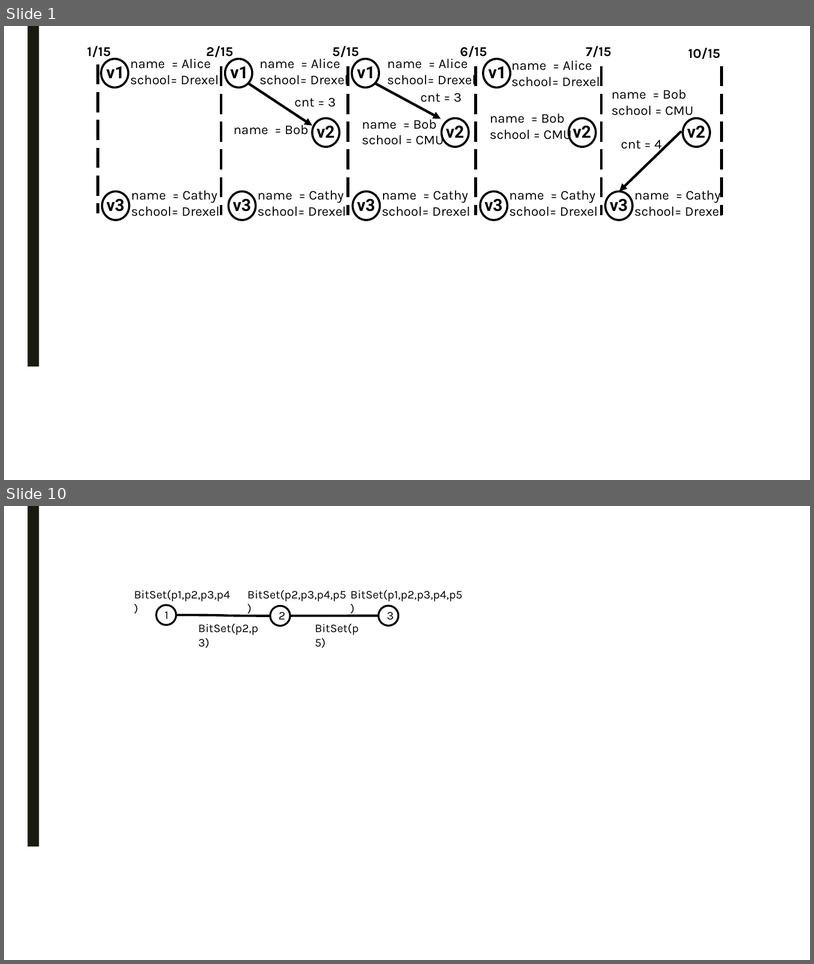
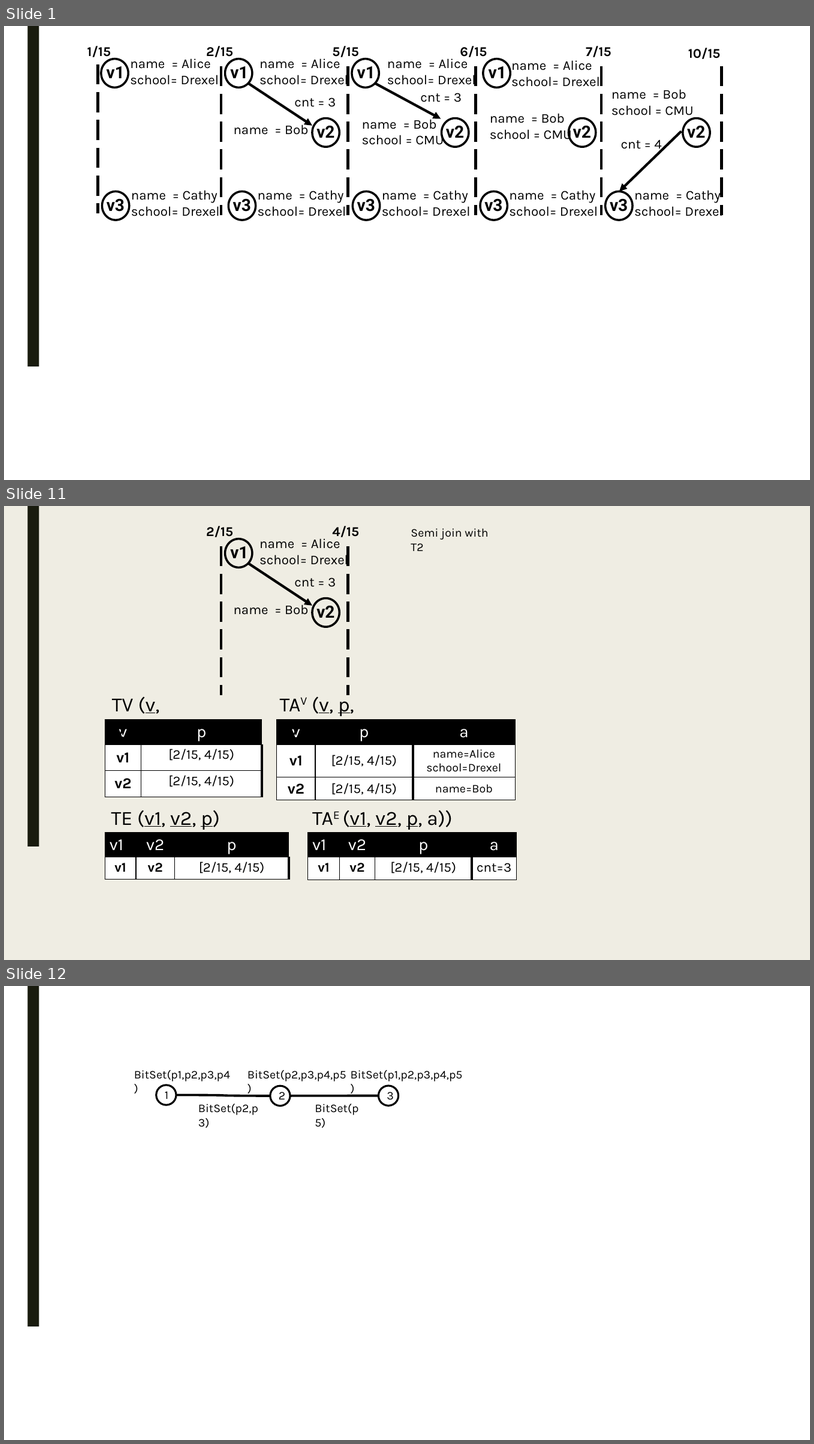
Before and after one commit to PortalDB/portal, a slide deck: paper/sigmod2017/figs/model.pptx. Shown one above the other, each under a label of ours: slides 1 and 10 before the commit, slides 1, 11 and 12 after it; the slides between them are not shown. The pictures are 814x964 and 814x1444 pixels, drawn with LibreOffice and Linux fonts; fonts in the diff are those of the drawing. Boxes give left, top, right and bottom in pixels: in the first picture for what was removed or moved away, otherwise in the second. Text is boxed around its words. In the diff, an @@ line names an element or a change of style, - is before the commit and + after.

```diff
--- a/paper/sigmod2017/figs/model.pptx
+++ b/paper/sigmod2017/figs/model.pptx
@@ slide 11 added at [4, 506, 810, 960], background #EFEDE3; not listed: 1 template element that a slide beside it also shows @@
@@ text added at [206, 526, 233, 540], 16 pt, text #000000, bold @@
+2/15
@@ ellipse added at [225, 538, 252, 567], outline #000000 2.5 pt @@
@@ text added at [260, 535, 348, 566], 16 pt, text #000000 @@
+name = Alice
+school= Drexel
@@ text added at [332, 526, 359, 537], 16 pt, text #000000, bold @@
+4/15
@@ text added at [411, 528, 488, 551], 14 pt, text #000000 @@
+Semi join with T2
@@ line added from (221, 546) to (221, 696), #000000 3 pt dashed @@
@@ text added at [230, 543, 248, 562], 20 pt, text #000000, bold @@
+v1
@@ line added from (348, 546) to (348, 696), #000000 3 pt dashed @@
@@ arrow added from (248, 564) to (312, 605), #000000 3 pt @@
@@ text added at [294, 577, 336, 587], 16 pt, text #000000 @@
+cnt = 3
@@ text added at [234, 602, 308, 615], 16 pt, text #000000 @@
+name = Bob
@@ ellipse added at [312, 598, 340, 627], outline #000000 2.5 pt @@
@@ text added at [317, 602, 335, 622], 20 pt, text #000000, bold @@
+v2
@@ text added at [112, 696, 160, 737], 24 pt, text #000000 @@
+TV (v, p)
@@ text added at [280, 693, 354, 737], 24 pt, text #000000 @@
+TAV (v, p, a)
@@ table added at [105, 720, 263, 796], 3 rows, 2 columns @@
+v | p
+v1 | [2/15, 4/15)
+v2 | [2/15, 4/15)
@@ table added at [277, 720, 515, 799], 3 rows, 3 columns @@
+v | p | a
+v1 | [2/15, 4/15) | name=Alice school=Drexel
+v2 | [2/15, 4/15) | name=Bob
@@ text added at [111, 810, 220, 829], 24 pt, text #000000 @@
+TE (v1, v2, p)
@@ text added at [343, 810, 452, 829], 24 pt, text #000000 @@
+TAE (v1, v2, p, a))
@@ table added at [105, 832, 289, 879], 2 rows, 3 columns @@
+v1 | v2 | p
+v1 | v2 | [2/15, 4/15)
@@ table added at [308, 832, 517, 879], 2 rows, 4 columns @@
+v1 | v2 | p | a
+v1 | v2 | [2/15, 4/15) | cnt=3
@@ what was slide 10 is now slide 12 @@
```
Also in this commit, not shown: 8 slides changed, 1 other slide added, 17 other files.
